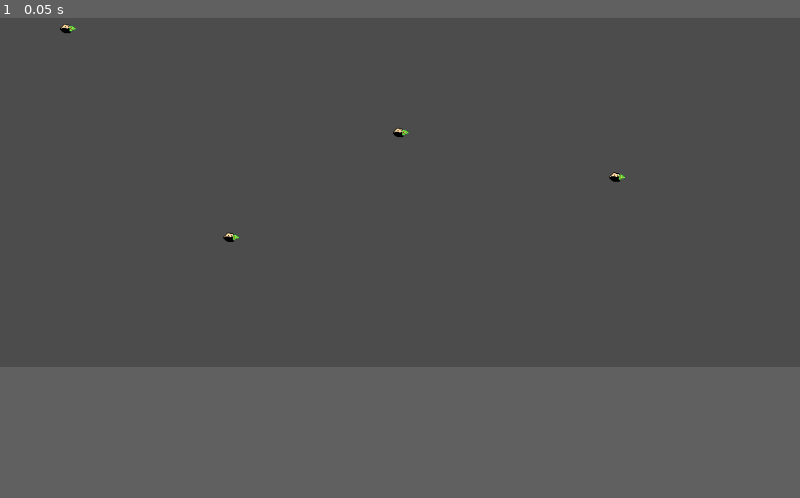
Above: before the commit, frame 1.
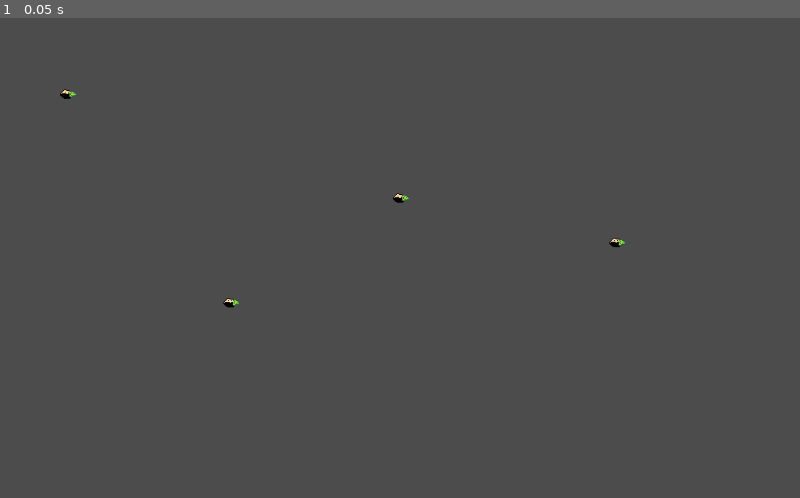
Above: after the commit, the same moment.

Repository: Ridote/LUDUMDARE20181130
Game: Godot game, scene res://Main.tscn
Same seed, same stepped clock (60 frames per second), same inputs: the game is played once before the commit and once after it.
Inputs:
- Up to frame 1 (0.05 s): no input
In our replay, the window is 800x469 before the commit and 800x600 after it. These sizes can differ from the game's own. Grey fills any space a smaller window leaves; there, only what the larger window draws over its background counts as a difference.

The runs differ from the first frame. In frame 1, 0.2% of the frame differs, in the area x 7-79%, y 1-61%.

Commit message:
Res changed to 1024x768

Diff:
--- a/project.godot
+++ b/project.godot
@@ -31,6 +31,7 @@
 
 [display]
 
+window/size/height=768
 window/stretch/mode="2d"
 
 [rendering]
